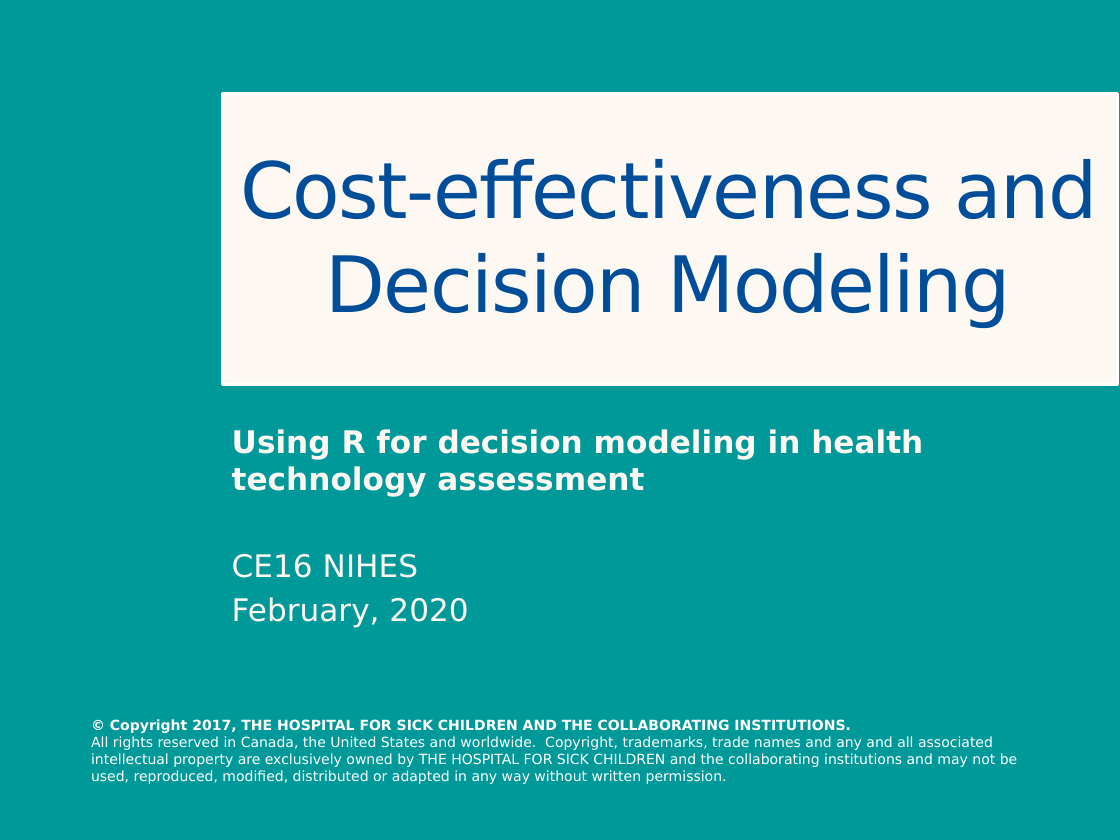
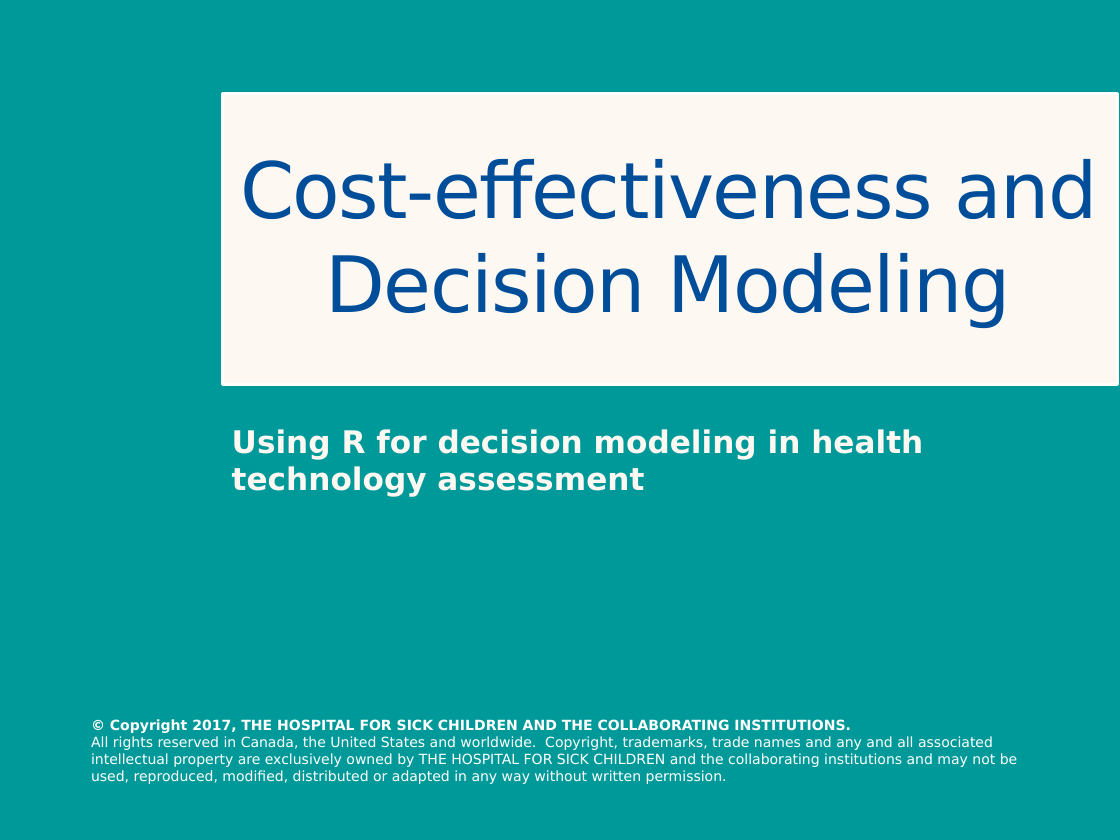
Before and after one commit to DARTH-git/Course-Modularization, a slide deck: slide 1 of static/Course_Modularization/Decision trees/Slides/CEA and Decision Modeling Overview_with Decision tree slides.pptx. Drawn at 1120x840 pixels with LibreOffice and Linux fonts; fonts in the diff are those of the drawing. Boxes give left, top, right and bottom in pixels: in the first picture for what was removed or moved away, otherwise in the second. Text is boxed around its words. In the diff, an @@ line names an element or a change of style, - is before the commit and + after.

```diff
--- a/static/Course_Modularization/Decision trees/Slides/CEA and Decision Modeling Overview_with Decision tree slides.pptx
+++ b/static/Course_Modularization/Decision trees/Slides/CEA and Decision Modeling Overview_with Decision tree slides.pptx
@@ subtitle at [232, 554, 468, 627]: paragraphs removed @@
-CE16 NIHES
-February, 2020
```
Also in this commit, not shown: 15 other files.
